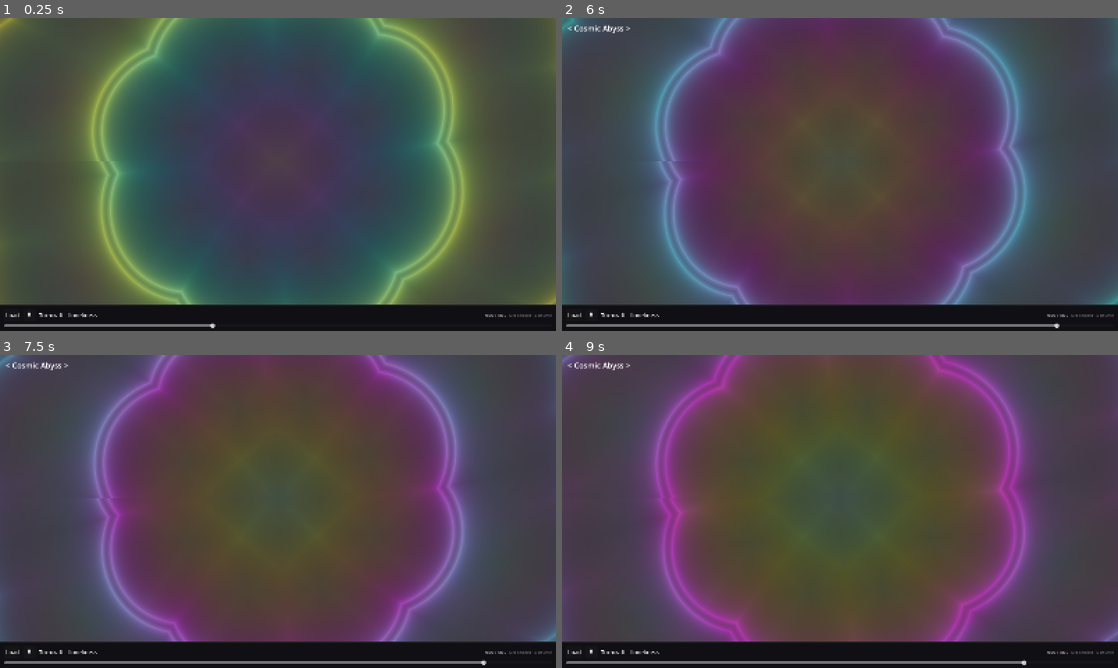
Above: before the commit, frames 1-4 (two rows, left to right).
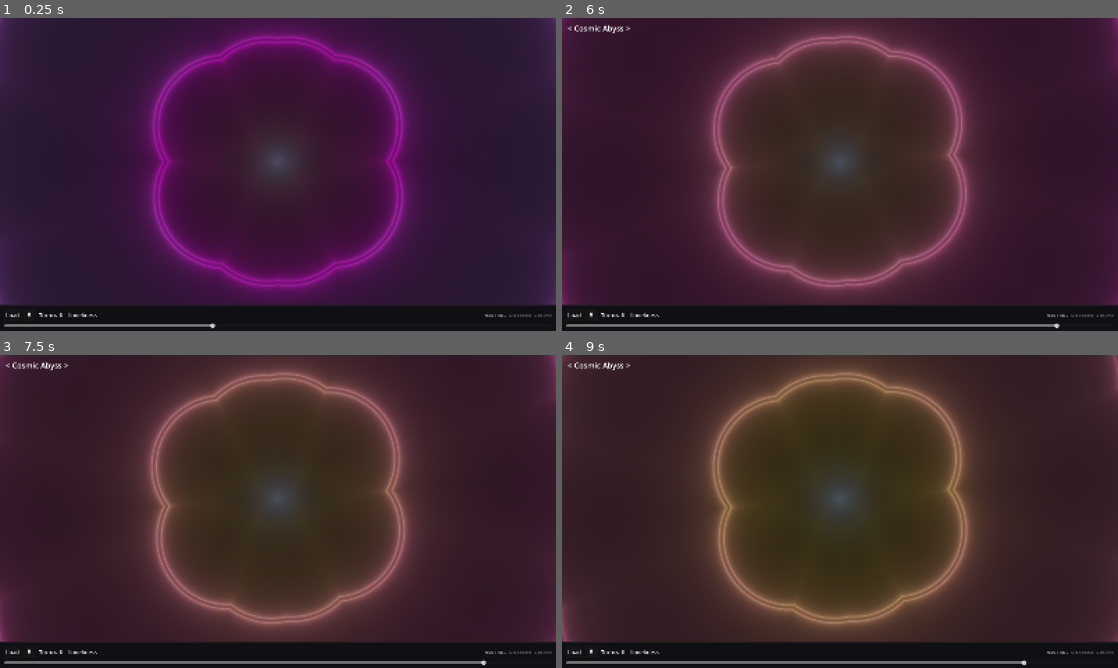
Above: after the commit, the same moments.

Repository: magooney-loon/iguana
Game: Godot game, scene res://main.tscn
Same seed, same stepped clock (60 frames per second), same inputs: the game is played once before the commit and once after it. Sound files missing from this copy of the repository are replaced by a short silence.
Inputs (mouse positions are in pixels of both pictures, inside the frame that each line leads up to):
- Up to frame 1 (0.25 s): no input
- Up to frame 2 (6 s): tap Enter at 0.5 s; move the mouse to (840, 161) at 0.52 s; tap E every 1.5 s from 0.6 to 5.1 s; click (840, 161) at 0.67 s; move the mouse to (728, 190) at 1.27 s; hold S 1.28-2.03 s; tap Q every 1.5 s from 1.35 to 5.85 s; move the mouse to (895, 105) at 2.02 s; move the mouse to (812, 237) at 2.77 s; click (812, 237) at 2.92 s; move the mouse to (1006, 221) at 3.52 s; hold S 3.53-5.78 s; move the mouse to (673, 127) at 4.27 s; move the mouse to (867, 174) at 5.02 s; click (867, 174) at 5.17 s; move the mouse to (756, 96) at 5.77 s
- Up to frame 3 (7.5 s): move the mouse to (400, 495) at 6.52 s; tap E at 6.6 s; move the mouse to (166, 527) at 7.27 s; tap Q at 7.35 s; click (166, 527) at 7.42 s
- Up to frame 4 (9 s): move the mouse to (895, 442) at 8.02 s; hold S from 8.03 s (still down); tap E at 8.1 s; move the mouse to (812, 574) at 8.77 s; tap Q at 8.85 s

The runs differ from the first frame. In frame 1, 90% of the frame differs, in the area x 0-100%, y 0-92%; in frame 2, 75%; in frame 3, 75%; in frame 4, 75%.

Commit message:
Update cosmic_abyss.gdshader

Diff:
--- a/shaders/cosmic_abyss.gdshader
+++ b/shaders/cosmic_abyss.gdshader
@@ -53,57 +53,81 @@
 	vec2 uv0 = uv;
 
 	float t = time_val;
-	float tb = t * 0.35;
 
-	float arms = 3.0 + floor(bass * 4.0);
-	float scale = 0.75 + energy * 0.3;
+	float s_bass = bass;
+	float s_mid = mid;
+	float s_treble = treble;
+	float s_energy = energy;
+	float s_beat = beat;
+	float s_kick = kick;
+	float s_beat_phase = beat_phase;
+
+	float arms = 3.0 + s_bass * 2.5;
 
 	vec3 col = vec3(0.0);
 	float amp = 1.0;
 
-	for(int i = 0; i < 5; i++) {
+	for(int i = 0; i < 7; i++) {
 		float fi = float(i);
+		float phase = t * (0.4 + fi * 0.08);
 
-		float r = length(uv) * scale;
+		float r = length(uv) * (0.5 + s_energy * 0.2);
 		float a = atan(uv.y, uv.x);
 
-		r *= 1.0 + bass * 0.25 * sin(a * arms + fi * 0.5 + tb);
-		a += r * (0.2 + mid * 0.4);
+		float swing = sin(phase);
+		float swing2 = cos(phase * 0.7);
+		float swing3 = sin(phase * 1.3 + fi * 0.5);
 
-		float wave = sin(r * 4.5 - t * 1.2 + a * 2.5) * 0.03 * (1.0 + mid * 0.5);
-		uv = vec2(cos(a + wave) * r, sin(a + wave) * r);
+		a += swing * 0.1 * (0.3 + s_mid * 0.4);
+		a += swing2 * 0.05 * fi;
 
-		for(int j = 0; j < 2; j++) {
-			uv = abs(uv) - 0.1 * (1.0 + bass * 0.15);
-			uv = rot2d(uv, PI / arms * 0.7);
+		r *= 1.0 + swing3 * 0.06 * s_bass;
+
+		uv = vec2(cos(a) * r, sin(a) * r);
+
+		uv = rot2d(uv, swing * 0.3 * (0.2 + s_treble * 0.3) + s_beat_phase * PI * 0.2 * beat_confidence);
+
+		float fold_amount = 0.04 + fi * 0.006;
+		for(float f = 0.0; f < 2.0; f += 1.0) {
+			uv = abs(uv) - fold_amount * (1.0 + s_bass * 0.2);
+			uv = rot2d(uv, PI / arms * 0.3 + swing2 * 0.08);
 		}
 
-		uv = rot2d(uv, bass * PI * 0.1 * sin(tb * 0.5));
+		uv = rot2d(uv, s_bass * 0.08 * swing);
 
-		float d = length(uv) - 0.22 - bass * 0.12;
-		d = abs(d) - 0.012 * (1.0 + treble * 0.3);
+		float d = length(uv) - 0.12 - s_bass * 0.05;
+		d = abs(d) - 0.004;
 
-		float glow = 0.012 / (0.006 + abs(d));
-		glow *= 0.7 + energy * 0.3;
+		float glow = 0.004 / (0.0015 + abs(d));
+		glow *= 0.45 + s_energy * 0.35;
 
-		vec3 shift = vec3(warmth * 0.2 + fi * 0.07, 0.33 + warmth * 0.2 + fi * 0.07, 0.67 + brightness * 0.2 + fi * 0.07);
-		vec3 layer_col = palette(r * 1.6 - t * 0.2 + fi * 0.1, shift);
+		vec3 shift = vec3(
+			warmth * 0.08 + fi * 0.03 + swing * 0.02,
+			0.33 + warmth * 0.08 + fi * 0.03 + swing2 * 0.02,
+			0.67 + brightness * 0.08 + fi * 0.03
+		);
+		vec3 layer_col = palette(r * 0.8 - t * 0.08 + fi * 0.04, shift);
 
-		layer_col *= 1.0 + (beat * 0.3 + kick * 0.2) * (1.0 - fi * 0.1);
+		float beat_boost = 1.0 + s_beat * 0.6 + s_kick * 0.4;
+		layer_col *= beat_boost;
 
 		col += layer_col * glow * amp;
-		amp *= 0.6;
+		amp *= 0.45;
 
-		uv *= 1.05 + energy * 0.01;
-		uv = rot2d(uv, beat_phase * TAU * 0.04 * beat_confidence);
+		uv *= 1.02 + s_energy * 0.004;
+		uv = rot2d(uv, s_beat_phase * 0.008 * beat_confidence);
 	}
 
-	col *= 0.55 + brightness * 0.4;
-	col.r *= 1.0 + warmth * 0.12;
-	col.b *= 1.0 + brightness * 0.08;
+	float ring = length(uv0);
+	float ring_glow = exp(-ring * 8.0 / (0.3 + s_energy * 0.3));
+	col += vec3(0.3, 0.5, 0.9) * ring_glow * (0.15 + s_treble * 0.2);
+
+	col *= 0.45 + brightness * 0.5;
+	col.r *= 1.0 + warmth * 0.05;
+	col.b *= 1.0 + brightness * 0.03;
 
 	col = col / (1.0 + col);
-	col = pow(col, vec3(0.88));
+	col = pow(col, vec3(0.8));
 	col = pow(max(col, vec3(0.0)), vec3(0.4545));
 
 	COLOR = vec4(col, 1.0);
